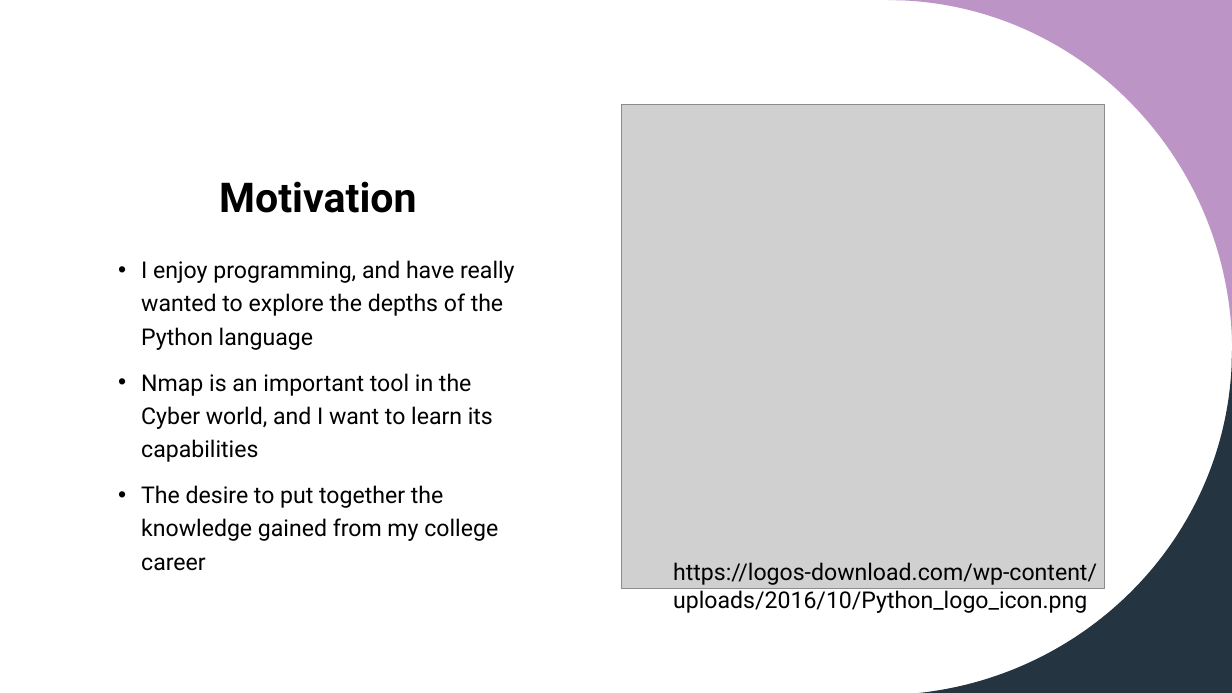
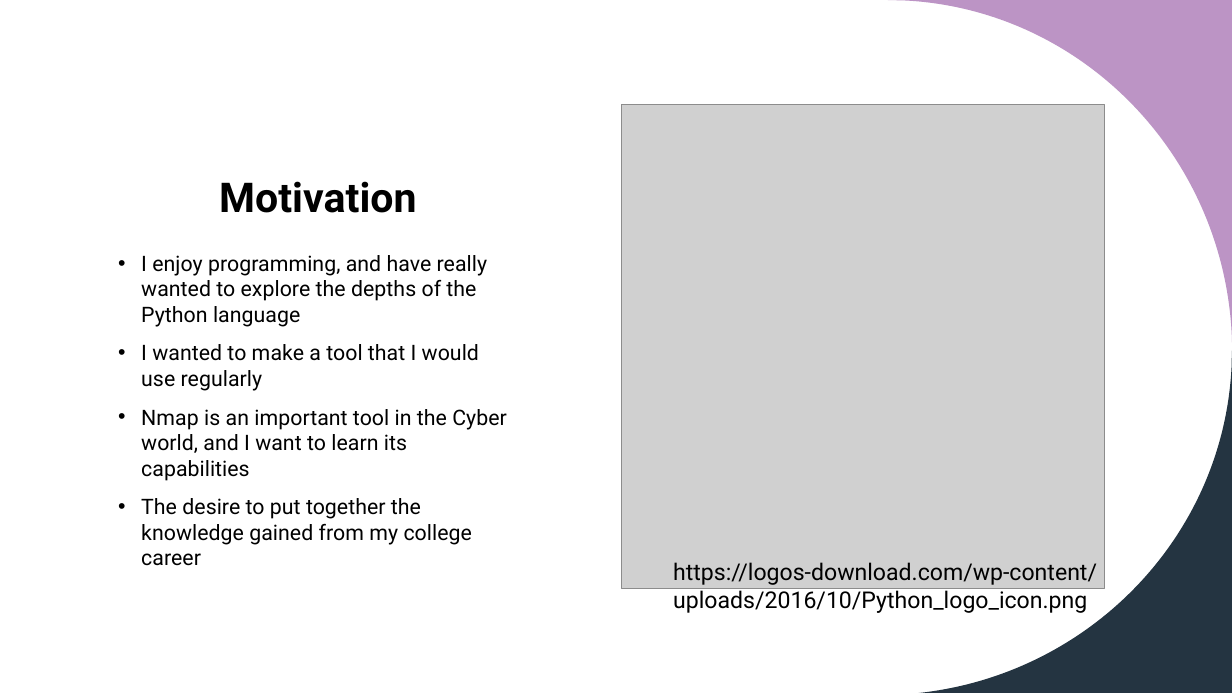
Before and after one commit to HMAckerman/GUImap, a slide deck: slide 4 of docs/GUIMAP.pptx. Drawn at 1232x693 pixels with LibreOffice and Linux fonts; fonts in the diff are those of the drawing; grey boxes stand for pictures. Boxes give left, top, right and bottom in pixels: in the first picture for what was removed or moved away, otherwise in the second. Text is boxed around its words. In the diff, an @@ line names an element or a change of style, - is before the commit and + after.

```diff
--- a/docs/GUIMAP.pptx
+++ b/docs/GUIMAP.pptx
@@ text at [141,255,507,566]: size 18 to 16.6 pt in "I enjoy programming, and have really wanted ...", "Nmap is an important tool in the ...", "The desire to put together the knowledge ..."; line spacing 1.2 to 1 @@
@@ text at [141,344,479,391]: paragraph added @@
+• I wanted to make a tool that I would use regularly
```
Also in this commit, not shown: 4 other slides changed, 1 slide removed.
